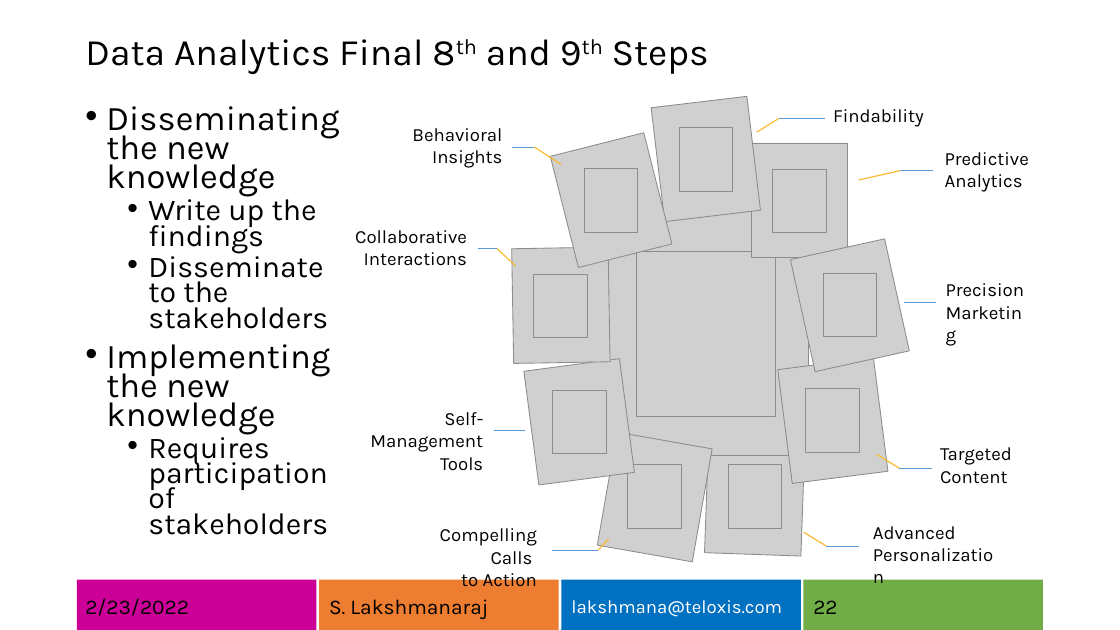
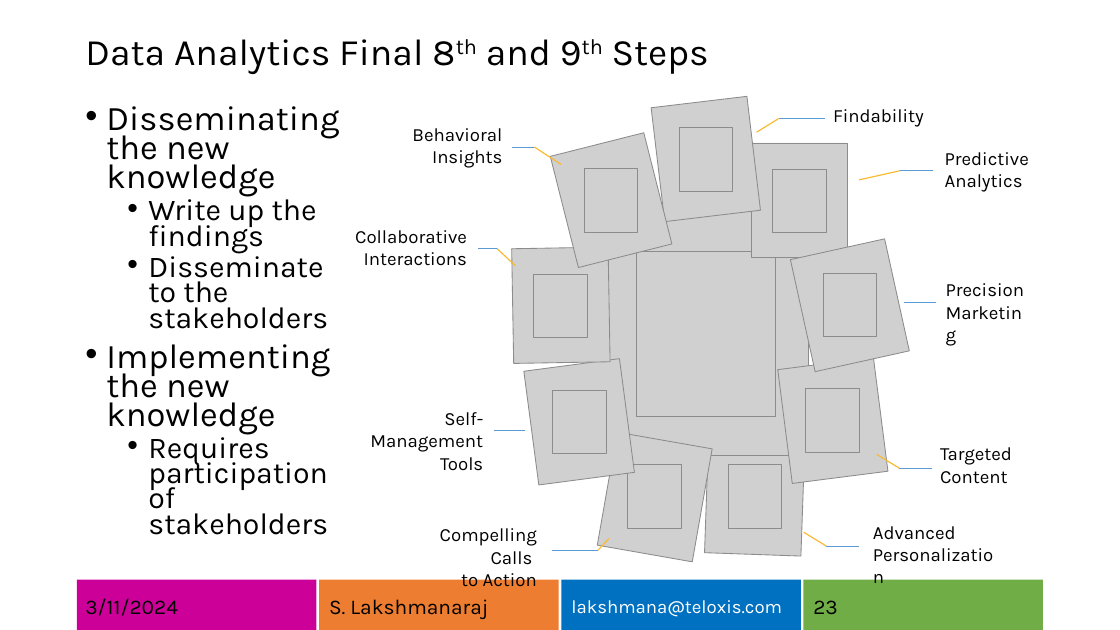
Before and after one commit to lksmangai/DeepLearning, a slide deck: slide 23 of MachineIntelligence.pptx (slide 22 before the commit). Drawn at 1120x630 pixels with LibreOffice and Linux fonts; fonts in the diff are those of the drawing; grey boxes stand for pictures. Boxes give left, top, right and bottom in pixels: in the first picture for what was removed or moved away, otherwise in the second. Text is boxed around its words. In the diff, an @@ line names an element or a change of style, - is before the commit and + after.

```diff
--- a/MachineIntelligence.pptx
+++ b/MachineIntelligence.pptx
@@ text at (x1=85, y1=598, x2=178, y2=616): text changed @@
-2/23/2022
+3/11/2024
@@ page number at (x1=813, y1=600, x2=838, y2=614): text changed @@
-22
+23
```
Also in this commit, not shown: 21 other slides changed, 1 slide added, 8 other files.
